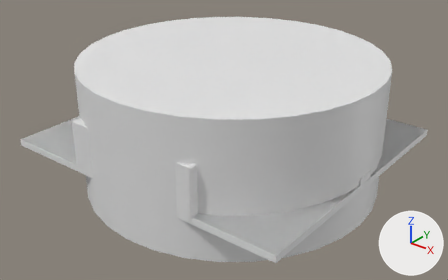
The FBX model models/Map Vincent.fbx as it was, and as the next commit left it.
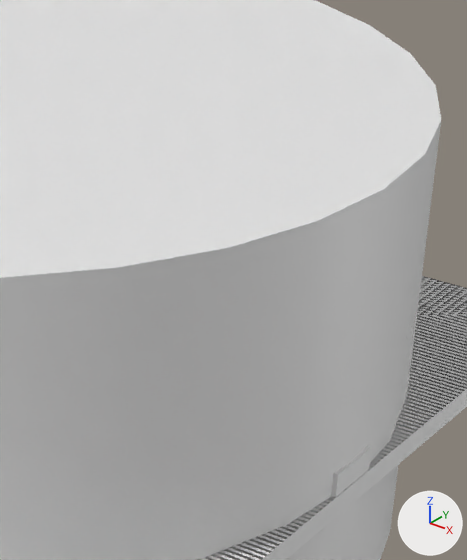
There are two pictures of each version: one whole from a camera (50 mm lens) standing at (80.8, -159.4, 97.7) and looking at (-43.8, -3.7, 1.1), one close up on the part from 58% to 89% of the width and 13% to 73% of the height. The lights are fixed; the arrows at lower right show +X, +Y and +Z. Where no turn or scale is listed for an object, it has been applied to the vertices. Vertices at the same position are counted once.
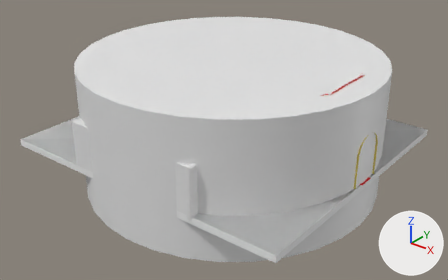
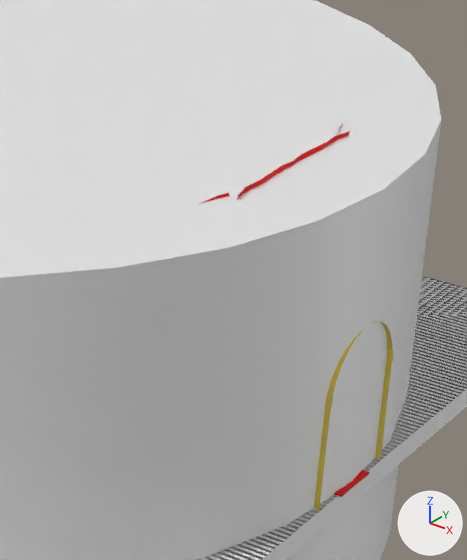
Where the newer file only moved an object's origin or applied its transform, the numbers keep the older frame.

Boxes (x1, y1, x2, y2) around the edits, measured in the close-ups (467 x 560 px):
'Cylinder.002', added (yellow)
    after: (314, 321, 393, 509)
'Cube.001', reshaped
    before: (331, 446, 372, 498)
    after: (334, 470, 369, 497)
'CurtainA', added
    after: (237, 131, 350, 199)
'CurtainB', added
    after: (200, 123, 343, 204)

The change, as a diff of the scene's bpy script:
```diff
--- a/models/Map Vincent.fbx.py
+++ b/models/Map Vincent.fbx.py
@@ img_curtainanormal_png @@
+img_curtainanormal_png = load_image('CurtainANormal.png', 'CurtainANormal.png', 2048, 2048, 'Non-Color')
@@ img_curtainnormal_png @@
+img_curtainnormal_png = load_image('CurtainNormal.png', 'CurtainNormal.png', 2048, 2048, 'Non-Color')
@@ mat_material @@
 mat_material = principled_material('Material')
-mat_material.base_color = (0.8, 0.8, 0.8)  # white #e7e7e7
+mat_material.base_color = (0.799, 0.644, 0.107)  # yellow #e7d25c
@@ mat_material_004 @@
+mat_material_004 = bpy.data.materials.new('Material.004')
+# colours: red #e71d1d
+# uses the picture img_curtainanormal_png
@@ mat_material_005 @@
+mat_material_005 = principled_material('Material.005')
+mat_material_005.base_color = (0.849, 0.849, 0.849)  # white #ededed
+mat_material_005.roughness = 1.0
@@ mat_material_003 @@
+mat_material_003 = principled_material('Material.003')
+mat_material_003.base_color = (0.0, 0.0, 0.0)  # black #000000
+mat_material_003.roughness = 1.0
@@ mat_material_006 @@
+mat_material_006 = principled_material('Material.006')
+mat_material_006.base_color = (0.366, 0.297, 0.0527)  # yellow #a39441
+mat_material_006.roughness = 1.0
@@ mat_material_007 @@
+mat_material_007 = bpy.data.materials.new('Material.007')
+# colours: red #e71d1d
+# uses the picture img_curtainnormal_png
@@ me_cube_003 @@
 # used by ob_cube_001; location = (0.0, 0.0, 0.0)
-me_cube_003.from_pydata(...)  # 104 vertices, 91 faces; spans x -60.5..9.7, y -17.8..17.8, z 1.4..5.5
+me_cube_003.from_pydata(...)  # 156 vertices, 144 faces; spans x -60.5..10.0, y -17.8..17.8, z 1.4..5.5
+# me_cube_003 part 1: 14 vertices moved from x -6.7..9.7, y -3.4..3.4, z 1.5..4.1 to x -12.9..-7.5, y -3.4..3.4, z 1.5..4.0; 2 vertices removed from x -6.5, y -2.4..2.4, z 4.1; 54 vertices added at x -12.6..10.0, y -2.9..2.9, z 1.4..4.1
+me_cube_003.materials.append(mat_material_004)
+me_cube_003.materials.append(mat_material_005)  # white #ededed
@@ me_cylinder_008_1 @@
+me_cylinder_008_1.from_pydata(...)  # 188 vertices, 164 faces; spans x -0.6..0.6, y -6.2..6.2, z -12.2..6.1
+# faces by material slot: [2, 144, 18]
+me_cylinder_008_1.materials.append(mat_material_003)  # black #000000
+me_cylinder_008_1.materials.append(mat_material)  # yellow #e7d25c
+me_cylinder_008_1.materials.append(mat_material_006)  # yellow #a39441
@@ me_mesh_001 @@
+me_mesh_001.from_pydata(...)  # 350 vertices, 272 faces; spans x -26.0..17.3, y -13.5..81.1, z -4.8..4.2
+me_mesh_001.materials.append(mat_material_007)
@@ me_mesh_003 @@
+me_mesh_003.from_pydata(...)  # 230 vertices, 178 faces; spans x -0.1..0.8, y -18.5..2.6, z -19.5..10.9
+me_mesh_003.materials.append(mat_material_004)
@@ ob_cylinder_002 @@
+ob_cylinder_002 = bpy.data.objects.new('Cylinder.002', me_cylinder_008_1)
+ob_cylinder_002.location = (8.9, 0.0, 11.9)
@@ ob_curtainb @@
+ob_curtainb = bpy.data.objects.new('CurtainB', me_mesh_001)
+ob_curtainb.location = (-17.5, -33.8, 27.5)
@@ ob_curtaina @@
+ob_curtaina = bpy.data.objects.new('CurtainA', me_mesh_003)
+ob_curtaina.location = (0.0, 7.9, 20.9)
```
